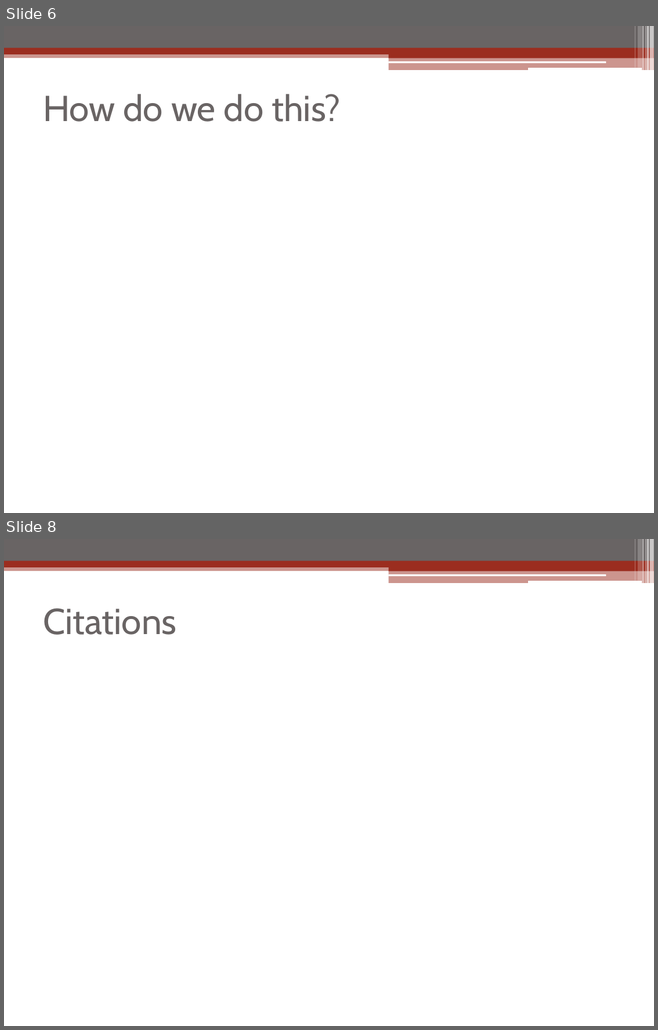
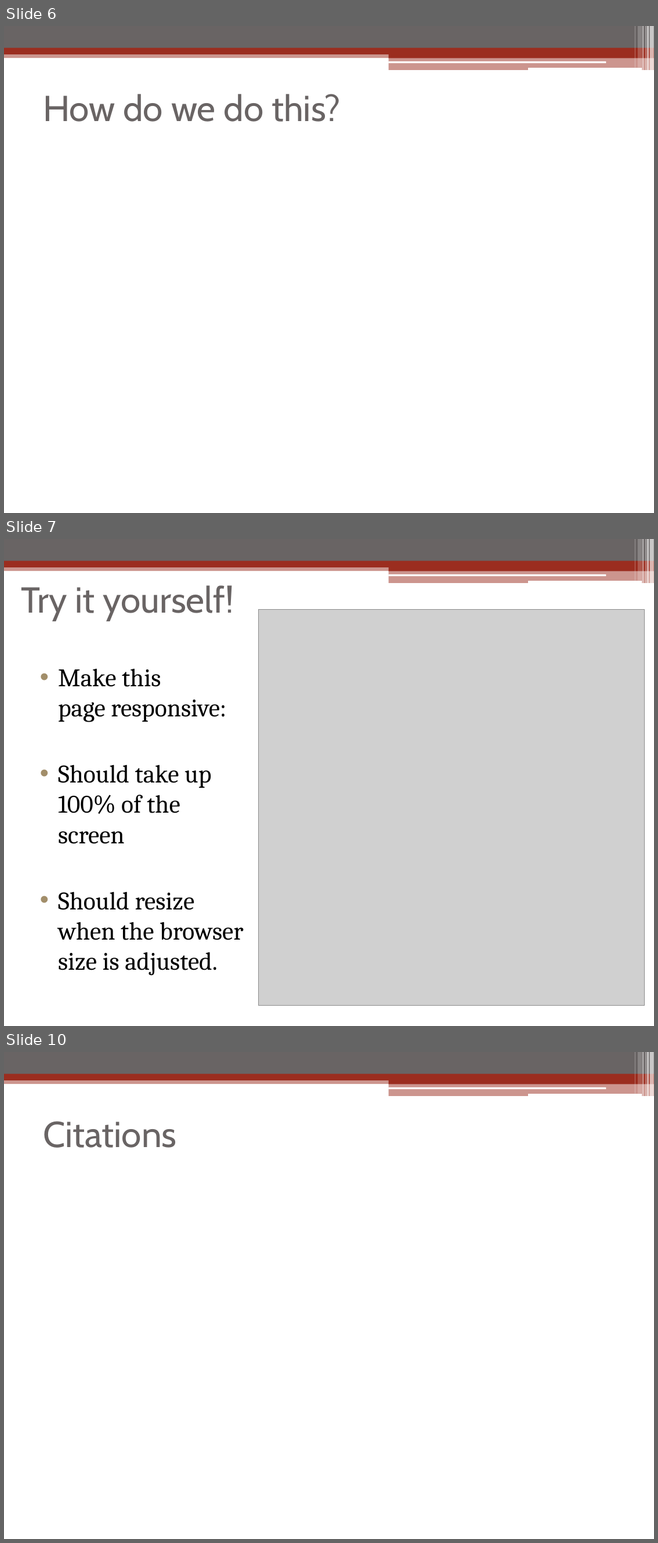
Before and after one commit to linuxbo/WriteDigTech, a slide deck: Workshop/Workshop_Sarah_Murto.pptx. Shown one above the other, each under a label of ours: slides 6 and 8 before the commit, slides 6, 7 and 10 after it; the slides between them are not shown. The pictures are 658x1030 and 658x1543 pixels, drawn with LibreOffice and Linux fonts; fonts in the diff are those of the drawing; grey boxes stand for pictures. Boxes give left, top, right and bottom in pixels: in the first picture for what was removed or moved away, otherwise in the second. Text is boxed around its words. In the diff, an @@ line names an element or a change of style, - is before the commit and + after.

```diff
--- a/Workshop/Workshop_Sarah_Murto.pptx
+++ b/Workshop/Workshop_Sarah_Murto.pptx
@@ slide 7 added at [4, 539, 654, 1026], background #FFFFFF; not listed: 13 template elements that a slide beside it also shows @@
@@ title added at [21, 585, 234, 621], 40 pt, text #696464 @@
+Try it yourself!
@@ picture added at [259, 609, 644, 1005] @@
@@ text added at [58, 668, 243, 976], 28 pt, text #000000 @@
+• Make this
+  page responsive:
+• Should take up 100% of the screen
+• Should resize when the browser size is adjusted.
@@ what was slide 8 is now slide 10 @@
```
Also in this commit, not shown: 2 other slides added, 1 slide removed, 3 other files.
